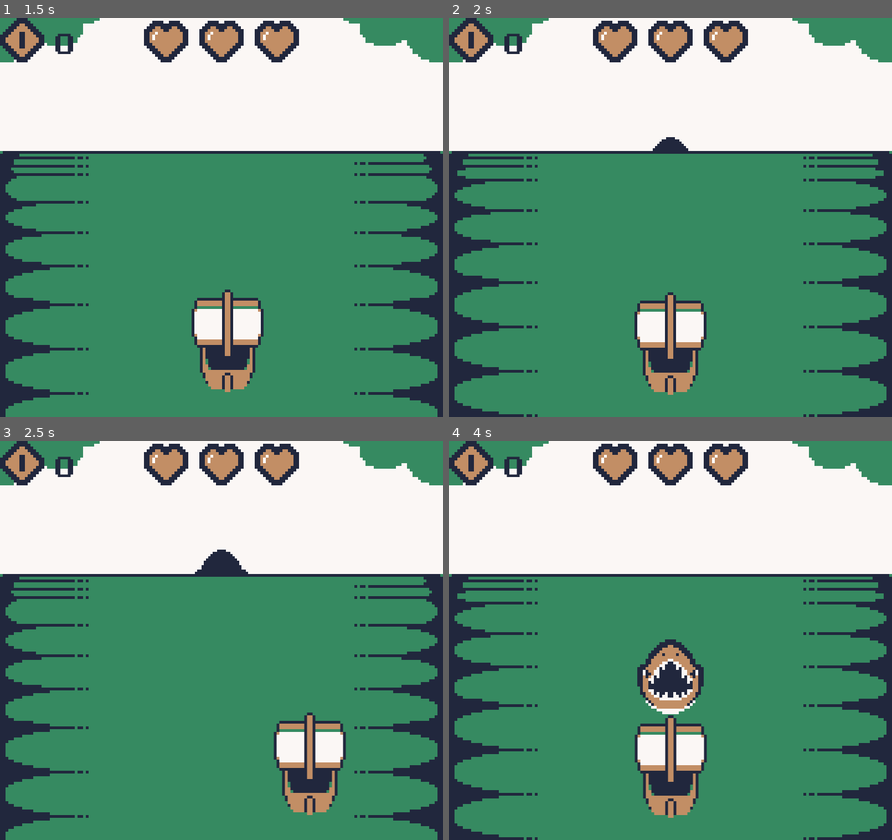
Above: before the commit, frames 1-4 (two rows, left to right).
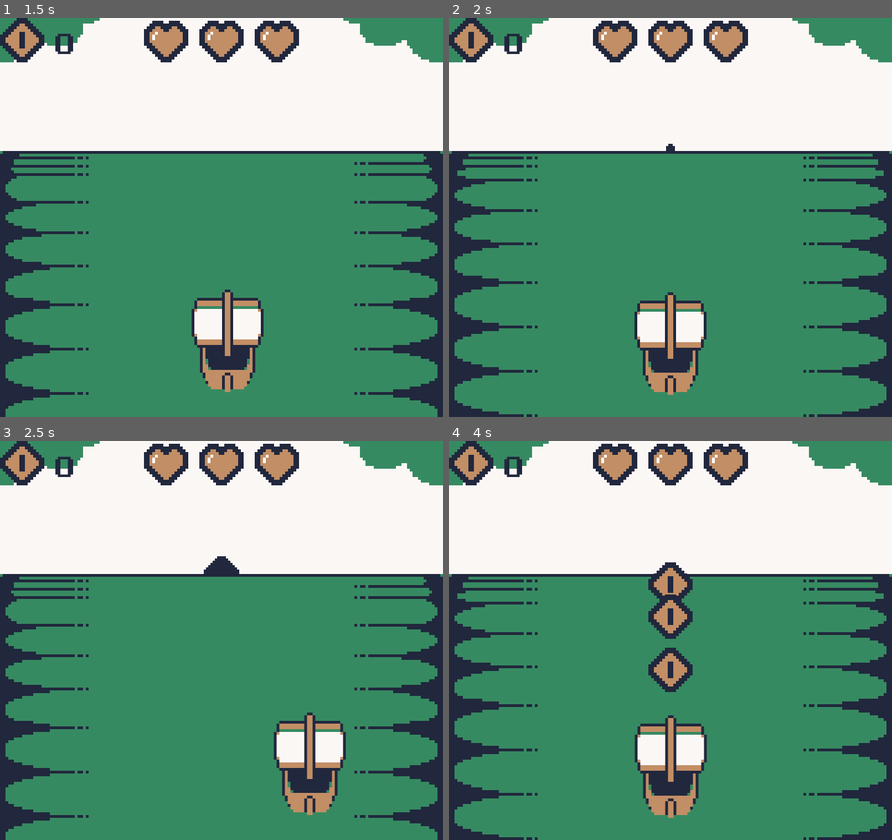
Above: after the commit, the same moments.

Repository: dr4ghs/GBJAM14
Game: Godot game, scene res://Scenes/play_scene.tscn
Same seed, same stepped clock (60 frames per second), same inputs: the game is played once before the commit and once after it. This scene is started directly instead of the project's main scene.
Inputs:
- Up to frame 1 (1.5 s): hold Right (steer_right) 0.53-1.28 s; hold Left (steer_left) from 1.28 s (still down)
- Up to frame 2 (2 s): keep holding Left (steer_left)
- Up to frame 3 (2.5 s): release Left (steer_left) at 2.03 s; hold Right (steer_right) from 2.03 s (still down)
- Up to frame 4 (4 s): release Right (steer_right) at 3.53 s; hold Left (steer_left) from 3.53 s (still down)

Frame 1 is identical in both runs. In frame 2, 0.2% of the frame differs, in the area x 46-54%, y 29-34%; in frame 3, 0.2%; in frame 4, 3.2%, in the area x 42-58%, y 30-69%.

Commit message:
Working patterns

Diff:
--- /dev/null
+++ b/Assets/Resources/pattern_1.tres
@@ -0,0 +1,55 @@
+[gd_resource type="Resource" script_class="SpawnPattern" format=3 uid="uid://3hvdw580tj0r"]
+
+[ext_resource type="Script" uid="uid://buq1dvdvcbo5g" path="res://Scripts/Resources/spawn_entry.gd" id="1_0pqe3"]
+[ext_resource type="Resource" uid="uid://csijcc10nc2mj" path="res://Assets/Resources/coin_entity.tres" id="2_58cvo"]
+[ext_resource type="Resource" uid="uid://qulyym73n8fl" path="res://Assets/Resources/shark_entity.tres" id="3_k3psa"]
+[ext_resource type="Script" uid="uid://dxrsmg2rofqnv" path="res://Scripts/Resources/spawn_pattern.gd" id="4_2kwq8"]
+
+[sub_resource type="Resource" id="Resource_45wvb"]
+script = ExtResource("1_0pqe3")
+entity = ExtResource("2_58cvo")
+lane = 0
+metadata/_custom_type_script = "uid://buq1dvdvcbo5g"
+
+[sub_resource type="Resource" id="Resource_cp8yn"]
+script = ExtResource("1_0pqe3")
+entity = ExtResource("2_58cvo")
+lane = 4
+metadata/_custom_type_script = "uid://buq1dvdvcbo5g"
+
+[sub_resource type="Resource" id="Resource_j3qlu"]
+script = ExtResource("1_0pqe3")
+entity = ExtResource("3_k3psa")
+lane = 1
+distance = 1.0
+metadata/_custom_type_script = "uid://buq1dvdvcbo5g"
+
+[sub_resource type="Resource" id="Resource_fbpj1"]
+script = ExtResource("1_0pqe3")
+entity = ExtResource("3_k3psa")
+lane = 3
+distance = 1.0
+metadata/_custom_type_script = "uid://buq1dvdvcbo5g"
+
+[sub_resource type="Resource" id="Resource_3cjv5"]
+script = ExtResource("1_0pqe3")
+entity = ExtResource("2_58cvo")
+distance = 2.0
+metadata/_custom_type_script = "uid://buq1dvdvcbo5g"
+
+[sub_resource type="Resource" id="Resource_2kn3l"]
+script = ExtResource("1_0pqe3")
+entity = ExtResource("2_58cvo")
+distance = 3.0
+metadata/_custom_type_script = "uid://buq1dvdvcbo5g"
+
+[sub_resource type="Resource" id="Resource_8n5jp"]
+script = ExtResource("1_0pqe3")
+entity = ExtResource("2_58cvo")
+distance = 4.0
+metadata/_custom_type_script = "uid://buq1dvdvcbo5g"
+
+[resource]
+script = ExtResource("4_2kwq8")
+entities = Array[ExtResource("1_0pqe3")]([SubResource("Resource_45wvb"), SubResource("Resource_cp8yn"), SubResource("Resource_j3qlu"), SubResource("Resource_fbpj1"), SubResource("Resource_3cjv5"), SubResource("Resource_2kn3l"), SubResource("Resource_8n5jp")])
+metadata/_custom_type_script = "uid://dxrsmg2rofqnv"
--- /dev/null
+++ b/Assets/Resources/pattern_2.tres
@@ -0,0 +1,27 @@
+[gd_resource type="Resource" script_class="SpawnPattern" format=3 uid="uid://uqh55qaj8jw"]
+
+[ext_resource type="Script" uid="uid://buq1dvdvcbo5g" path="res://Scripts/Resources/spawn_entry.gd" id="1_w43cx"]
+[ext_resource type="Script" uid="uid://dxrsmg2rofqnv" path="res://Scripts/Resources/spawn_pattern.gd" id="2_7wcbn"]
+[ext_resource type="Resource" uid="uid://csijcc10nc2mj" path="res://Assets/Resources/coin_entity.tres" id="2_xjh8a"]
+
+[sub_resource type="Resource" id="Resource_w43cx"]
+script = ExtResource("1_w43cx")
+entity = ExtResource("2_xjh8a")
+distance = 2.0
+metadata/_custom_type_script = "uid://buq1dvdvcbo5g"
+
+[sub_resource type="Resource" id="Resource_7wcbn"]
+script = ExtResource("1_w43cx")
+entity = ExtResource("2_xjh8a")
+distance = 1.0
+metadata/_custom_type_script = "uid://buq1dvdvcbo5g"
+
+[sub_resource type="Resource" id="Resource_xjh8a"]
+script = ExtResource("1_w43cx")
+entity = ExtResource("2_xjh8a")
+metadata/_custom_type_script = "uid://buq1dvdvcbo5g"
+
+[resource]
+script = ExtResource("2_7wcbn")
+entities = Array[ExtResource("1_w43cx")]([SubResource("Resource_w43cx"), SubResource("Resource_7wcbn"), SubResource("Resource_xjh8a")])
+metadata/_custom_type_script = "uid://dxrsmg2rofqnv"
--- a/Scenes/Prefabs/entity.tscn
+++ b/Scenes/Prefabs/entity.tscn
@@ -27,7 +27,8 @@
 [node name="Entity" type="Area2D" unique_id=355213405]
 z_index = -1
 scale = Vector2(0.8, 0.8)
-collision_mask = 0
+collision_layer = 2
+collision_mask = 513
 script = ExtResource("1_53wb5")
 
 [node name="Graphics" type="Sprite2D" parent="." unique_id=1217976356]
@@ -35,6 +36,7 @@
 
 [node name="Mask" type="Sprite2D" parent="Graphics" unique_id=1205552088]
 visible = false
+scale = Vector2(5, 5)
 texture = ExtResource("2_sorwi")
 
 [node name="CollisionBox" type="CollisionShape2D" parent="." unique_id=475559142]
--- a/Scenes/play_scene.tscn
+++ b/Scenes/play_scene.tscn
@@ -10,8 +10,12 @@
 [ext_resource type="Script" uid="uid://i7xq76g5pvbb" path="res://Scripts/UI/health_bar.gd" id="5_ivbpn"]
 [ext_resource type="Texture2D" uid="uid://dsojiqq6ktrwu" path="res://Assets/Sprites/hearts.png" id="6_io55t"]
 [ext_resource type="Texture2D" uid="uid://c4t06lg00gjy" path="res://Assets/Sprites/coin.png" id="10_knw1p"]
-[ext_resource type="Resource" uid="uid://qulyym73n8fl" path="res://Assets/Resources/shark_entity.tres" id="12_ivbpn"]
-[ext_resource type="PackedScene" uid="uid://b2cn7dwr1s7vj" path="res://Scenes/Prefabs/entity.tscn" id="15_fbpj1"]
+[ext_resource type="Script" uid="uid://cgsv7pym7c47w" path="res://Scripts/entities_spawner.gd" id="11_knw1p"]
+[ext_resource type="Script" uid="uid://dxrsmg2rofqnv" path="res://Scripts/Resources/spawn_pattern.gd" id="12_j3qlu"]
+[ext_resource type="Script" uid="uid://buq1dvdvcbo5g" path="res://Scripts/Resources/spawn_entry.gd" id="13_fbpj1"]
+[ext_resource type="Script" uid="uid://dlc0aw4h320c2" path="res://Scripts/despawn_area.gd" id="13_io55t"]
+[ext_resource type="Resource" uid="uid://csijcc10nc2mj" path="res://Assets/Resources/coin_entity.tres" id="14_3cjv5"]
+[ext_resource type="Resource" uid="uid://qulyym73n8fl" path="res://Assets/Resources/shark_entity.tres" id="15_2kn3l"]
 
 [sub_resource type="AtlasTexture" id="AtlasTexture_ivbpn"]
 atlas = ExtResource("6_io55t")
@@ -71,6 +75,89 @@
 &"default": SubResource("Animation_knw1p")
 }
 
+[sub_resource type="Resource" id="Resource_w43cx"]
+script = ExtResource("13_fbpj1")
+entity = ExtResource("14_3cjv5")
+distance = 2.0
+metadata/_custom_type_script = "uid://buq1dvdvcbo5g"
+
+[sub_resource type="Resource" id="Resource_7wcbn"]
+script = ExtResource("13_fbpj1")
+entity = ExtResource("14_3cjv5")
+distance = 1.0
+metadata/_custom_type_script = "uid://buq1dvdvcbo5g"
+
+[sub_resource type="Resource" id="Resource_xjh8a"]
+script = ExtResource("13_fbpj1")
+entity = ExtResource("14_3cjv5")
+metadata/_custom_type_script = "uid://buq1dvdvcbo5g"
+
+[sub_resource type="Resource" id="Resource_fg1lf"]
+script = ExtResource("12_j3qlu")
+entities = Array[ExtResource("13_fbpj1")]([SubResource("Resource_w43cx"), SubResource("Resource_7wcbn"), SubResource("Resource_xjh8a")])
+wait_time = 3.0
+metadata/_custom_type_script = "uid://dxrsmg2rofqnv"
+
+[sub_resource type="Resource" id="Resource_lneu0"]
+script = ExtResource("12_j3qlu")
+entities = Array[ExtResource("13_fbpj1")]([SubResource("Resource_w43cx"), SubResource("Resource_7wcbn"), SubResource("Resource_xjh8a")])
+wait_time = 3.0
+lane_shift = -1
+metadata/_custom_type_script = "uid://dxrsmg2rofqnv"
+
+[sub_resource type="Resource" id="Resource_45wvb"]
+script = ExtResource("13_fbpj1")
+entity = ExtResource("14_3cjv5")
+lane = 0
+metadata/_custom_type_script = "uid://buq1dvdvcbo5g"
+
+[sub_resource type="Resource" id="Resource_cp8yn"]
+script = ExtResource("13_fbpj1")
+entity = ExtResource("14_3cjv5")
+lane = 4
+metadata/_custom_type_script = "uid://buq1dvdvcbo5g"
+
+[sub_resource type="Resource" id="Resource_j3qlu"]
+script = ExtResource("13_fbpj1")
+entity = ExtResource("15_2kn3l")
+lane = 1
+distance = 1.0
+metadata/_custom_type_script = "uid://buq1dvdvcbo5g"
+
+[sub_resource type="Resource" id="Resource_fbpj1"]
+script = ExtResource("13_fbpj1")
+entity = ExtResource("15_2kn3l")
+lane = 3
+distance = 1.0
+metadata/_custom_type_script = "uid://buq1dvdvcbo5g"
+
+[sub_resource type="Resource" id="Resource_3cjv5"]
+script = ExtResource("13_fbpj1")
+entity = ExtResource("14_3cjv5")
+distance = 2.0
+metadata/_custom_type_script = "uid://buq1dvdvcbo5g"
+
+[sub_resource type="Resource" id="Resource_2kn3l"]
+script = ExtResource("13_fbpj1")
+entity = ExtResource("14_3cjv5")
+distance = 3.0
+metadata/_custom_type_script = "uid://buq1dvdvcbo5g"
+
+[sub_resource type="Resource" id="Resource_8n5jp"]
+script = ExtResource("13_fbpj1")
+entity = ExtResource("14_3cjv5")
+distance = 4.0
+metadata/_custom_type_script = "uid://buq1dvdvcbo5g"
+
+[sub_resource type="Resource" id="Resource_3wskg"]
+script = ExtResource("12_j3qlu")
+entities = Array[ExtResource("13_fbpj1")]([SubResource("Resource_45wvb"), SubResource("Resource_cp8yn"), SubResource("Resource_j3qlu"), SubResource("Resource_fbpj1"), SubResource("Resource_3cjv5"), SubResource("Resource_2kn3l"), SubResource("Resource_8n5jp")])
+metadata/_custom_type_script = "uid://dxrsmg2rofqnv"
+
+[sub_resource type="SegmentShape2D" id="SegmentShape2D_loj0l"]
+a = Vector2(0, 191)
+b = Vector2(160, 191)
+
 [node name="PlayScene" type="Node2D" unique_id=458439781]
 
 [node name="GameState" type="Node2D" parent="." unique_id=1420079834]
@@ -170,11 +257,18 @@
 collision_mask = 2
 _health = 3
 
-[node name="Entity" parent="." unique_id=1546749861 instance=ExtResource("15_fbpj1")]
-position = Vector2(80, 0)
-collision_layer = 2
-collision_mask = 1
-res = ExtResource("12_ivbpn")
+[node name="EntitiesSpawner" type="Node2D" parent="." unique_id=1555581684]
+script = ExtResource("11_knw1p")
+pattern = Array[ExtResource("12_j3qlu")]([SubResource("Resource_fg1lf"), SubResource("Resource_lneu0"), SubResource("Resource_3wskg")])
+
+[node name="DespawnArea" type="Area2D" parent="." unique_id=1608426840]
+collision_layer = 512
+collision_mask = 2
+script = ExtResource("13_io55t")
+
+[node name="CollisionLine" type="CollisionShape2D" parent="DespawnArea" unique_id=1177822595]
+shape = SubResource("SegmentShape2D_loj0l")
 
 [connection signal="damage_taken" from="PlayerShip" to="Canvas Layer/HealthBar/Layout" method="on_damage_taken"]
 [connection signal="gold_taken" from="PlayerShip" to="Canvas Layer/Golds/Layout/Label" method="on_gold_taken"]
+[connection signal="area_entered" from="DespawnArea" to="DespawnArea" method="_on_area_entered"]
--- /dev/null
+++ b/Scripts/Resources/spawn_entry.gd
@@ -0,0 +1,13 @@
+class_name SpawnEntry extends Resource
+
+enum Lane {
+	LEFT = 0,
+	CENTER_LEFT,
+	CENTER,
+	CENTER_RIGHT,
+	RIGHT
+}
+
+@export var entity: EntityResource;
+@export var lane: Lane = Lane.CENTER;
+@export var distance: float;
--- /dev/null
+++ b/Scripts/Resources/spawn_pattern.gd
@@ -0,0 +1,6 @@
+class_name SpawnPattern
+extends Resource
+
+@export var entities: Array[SpawnEntry];
+@export var wait_time: float;
+@export var lane_shift: int;
--- /dev/null
+++ b/Scripts/despawn_area.gd
@@ -0,0 +1,4 @@
+class_name DespawnArea extends Area2D
+
+func _on_area_entered(area: Area2D) -> void:
+	area.queue_free();
--- /dev/null
+++ b/Scripts/entities_spawner.gd
@@ -0,0 +1,28 @@
+class_name EntitiesSpawner
+extends Node
+
+@export var pattern: Array[SpawnPattern];
+
+var entity_scene = preload("res://Scenes/Prefabs/entity.tscn");
+
+var wait_time: float;
+var curr_pattern: int;
+
+func spawn() -> void:
+	if curr_pattern >= len(pattern): return;
+
+	for res in pattern[curr_pattern].entities:
+		var entity: Entity = entity_scene.instantiate();
+		add_child(entity);
+		entity.populate(res.entity, res.distance);
+		entity.position.x = SpawnPoints.lanes[res.lane + pattern[curr_pattern].lane_shift];
+	wait_time = pattern[curr_pattern].wait_time;
+	curr_pattern += 1;
+
+func _ready() -> void:
+	spawn();
+
+func _process(delta: float) -> void:
+	if wait_time > 0:
+		wait_time -= delta * PlayerStats.speed;
+	if wait_time <= 0: spawn();
--- a/Scripts/entity.gd
+++ b/Scripts/entity.gd
@@ -1,7 +1,6 @@
 class_name Entity
 extends Area2D
 
-@onready var game_state: GameStateManager = %GameState;
 @onready var gfx: Sprite2D = $Graphics;
 @onready var mask: Sprite2D = $Graphics/Mask;
 @onready var collisions: CollisionShape2D = $CollisionBox;
@@ -16,9 +15,6 @@
 var _gold: int;
 
 @export var res: EntityResource;
-
-func _ready() -> void:
-	populate(res, distance)
 
 func populate(resource: EntityResource, dist: int) -> void:
 	is_damaging = resource.damage > 0;
@@ -56,7 +52,8 @@
 	return 0;
 
 func _process(delta: float) -> void:
-	distance -= PlaySceneConstants.BASE_SPEED * game_state.player.speed * delta;
+	distance -= PlaySceneConstants.BASE_SPEED * PlayerStats.speed * delta;
+	if distance > PlaySceneConstants.MAX_DISTANCE: return;
 
 	var delta_d: float = snapped(-4 * pow(distance, 2) + 4 * distance, 0.01);
 
--- /dev/null
+++ b/Scripts/player_stats.gd
@@ -0,0 +1,3 @@
+extends Node
+
+var speed: float = 1.0;
--- a/project.godot
+++ b/project.godot
@@ -23,6 +23,7 @@
 
 SpawnPoints="*uid://dwyprtw12b1w"
 PlaySceneConstants="*uid://dayexy1bv0slh"
+PlayerStats="*uid://bei20so8n0jaq"
 
 [display]
 
@@ -47,11 +48,17 @@
 , Object(InputEventJoypadButton,"resource_local_to_scene":false,"resource_name":"","device":-1,"button_index":14,"pressure":0.0,"pressed":true,"script":null)
 ]
 }
+spawn={
+"deadzone": 0.2,
+"events": [Object(InputEventKey,"resource_local_to_scene":false,"resource_name":"","device":-1,"window_id":0,"alt_pressed":false,"shift_pressed":false,"ctrl_pressed":false,"meta_pressed":false,"pressed":false,"keycode":0,"physical_keycode":32,"key_label":0,"unicode":32,"location":0,"echo":false,"script":null)
+]
+}
 
 [layer_names]
 
 2d_physics/layer_1="player"
 2d_physics/layer_2="entities"
+2d_physics/layer_10="despawn"
 
 [rendering]
 
Not shown, added: Scripts/Resources/spawn_entry.gd.uid
Not shown, added: Scripts/Resources/spawn_pattern.gd.uid
Not shown, added: Scripts/despawn_area.gd.uid
Not shown, added: Scripts/entities_spawner.gd.uid
Not shown, added: Scripts/player_stats.gd.uid
